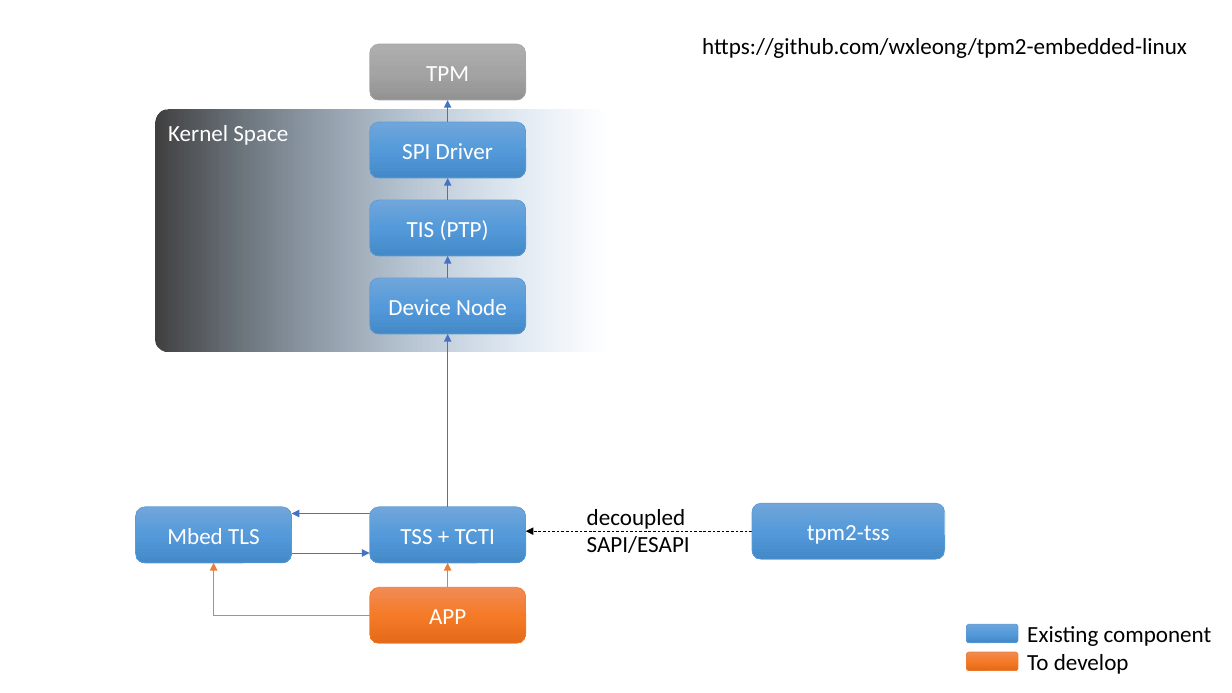
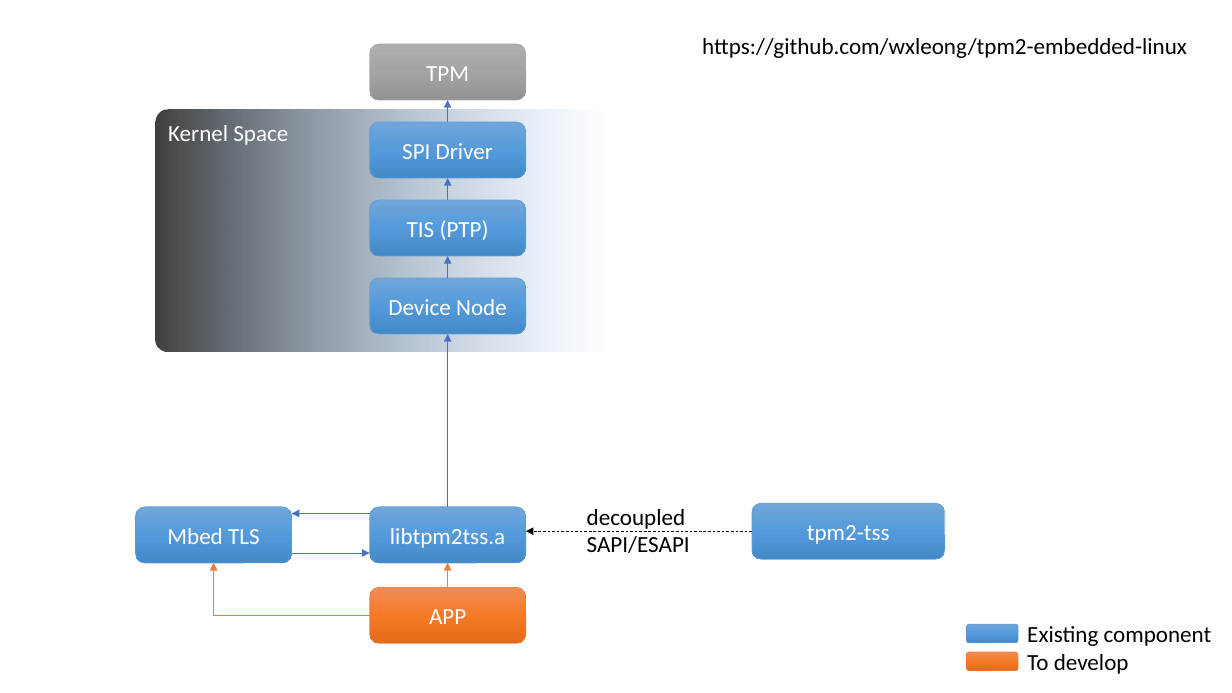
Before and after one commit to wxleong/tpm2-embedded, a slide deck: slide 2 of docs/architecture.pptx. Drawn at 1232x693 pixels with LibreOffice and Linux fonts; fonts in the diff are those of the drawing. Boxes give left, top, right and bottom in pixels: in the first picture for what was removed or moved away, otherwise in the second. Text is boxed around its words. In the diff, an @@ line names an element or a change of style, - is before the commit and + after.

```diff
--- a/docs/architecture.pptx
+++ b/docs/architecture.pptx
@@ text in rounded rectangle at (390, 528, 505, 548): text changed @@
-TSS + TCTI
+libtpm2tss.a
```
Also in this commit, not shown: 1 other slide changed.
